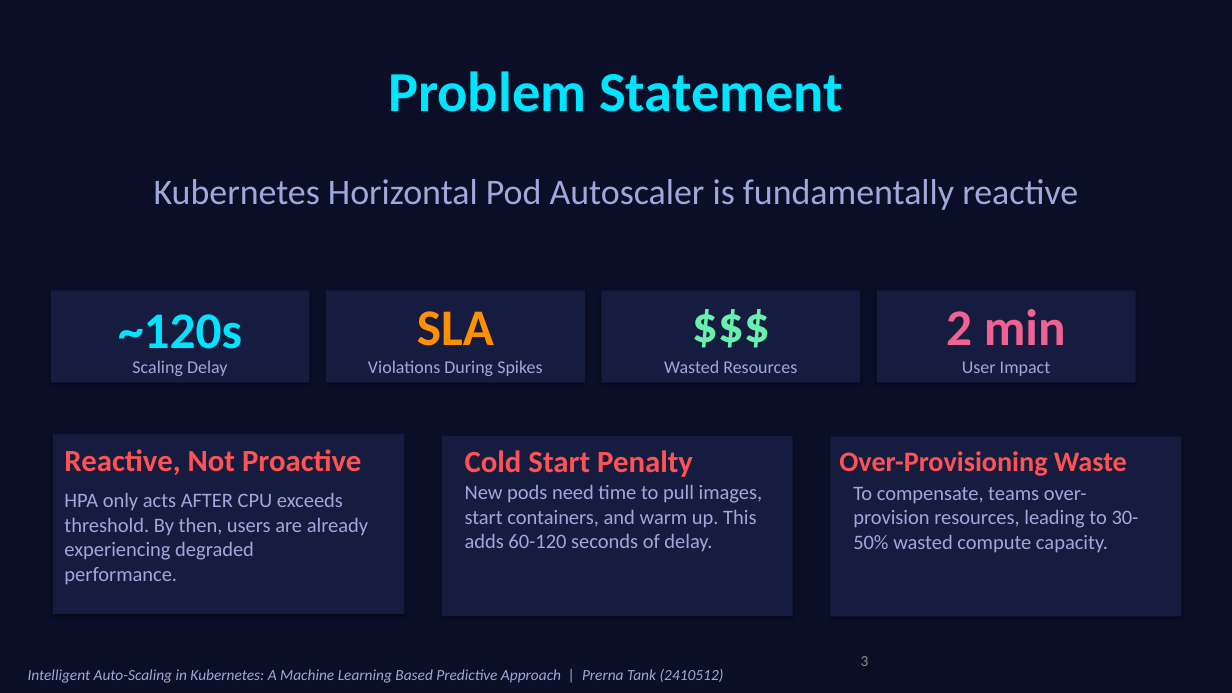
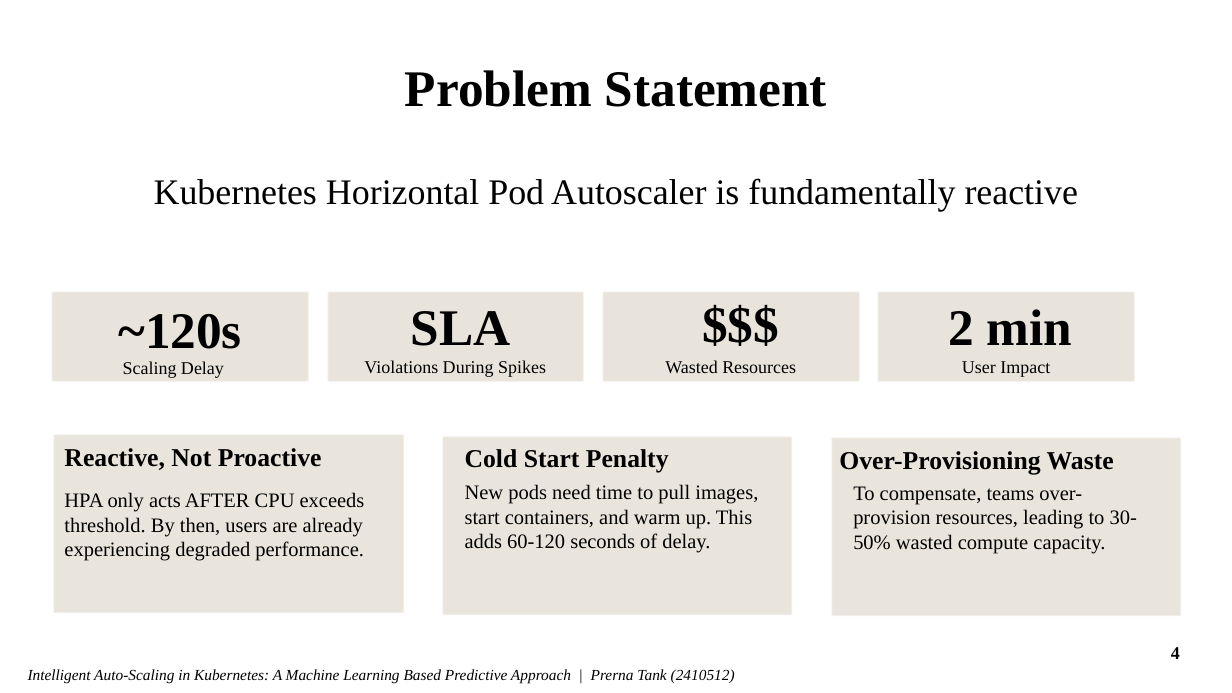
Before and after one commit to prerna3640/HA-K8S1, a slide deck: slide 4 of presentation/Thesis_Presentation_Prerna_Tank.pptx (slide 3 before the commit). Drawn at 1232x693 pixels with LibreOffice and Linux fonts; fonts in the diff are those of the drawing; background and template pictures are left out. Boxes give left, top, right and bottom in pixels: in the first picture for what was removed or moved away, otherwise in the second. Text is boxed around its words. In the diff, an @@ line names an element or a change of style, - is before the commit and + after.

```diff
--- a/presentation/Thesis_Presentation_Prerna_Tank.pptx
+++ b/presentation/Thesis_Presentation_Prerna_Tank.pptx
@@ background #0A0E27 to #FFFFFF @@
@@ text "Problem Statement" at (x1=405, y1=70, x2=827, y2=107): size 44 to 40 pt, font Calibri to Times New Roman, text colour #00E5FF to #000000 @@
@@ text "~120s" at (x1=118, y1=314, x2=242, y2=349): font Calibri to Times New Roman, text colour #00E5FF to #000000 @@
@@ fill #161B40 to #E9E5DC; shadow off in 7 elements at (x1=326, y1=290, x2=585, y2=383), (x1=602, y1=290, x2=860, y2=383), (x1=877, y1=290, x2=1136, y2=383), (x1=53, y1=434, x2=404, y2=615), (x1=442, y1=436, x2=793, y2=616), (x1=831, y1=436, x2=1182, y2=616), (x1=51, y1=290, x2=310, y2=383) @@
@@ text "SLA" at (x1=411, y1=311, x2=511, y2=346): font Calibri to Times New Roman, text colour #FF9100 to #000000 @@
@@ text "$$$" moved from (x1=602, y1=287, x2=860, y2=359) to (x1=612, y1=287, x2=871, y2=359) @@
@@ text "$$$" at (x1=612, y1=287, x2=871, y2=359): font Calibri to Times New Roman, text colour #69F0AE to #000000 @@
@@ text "2 min" at (x1=948, y1=309, x2=1071, y2=345): font Calibri to Times New Roman, text colour #F06292 to #000000 @@
@@ text "Scaling Delay" moved from (x1=132, y1=360, x2=228, y2=376) to (x1=123, y1=361, x2=224, y2=378) @@
@@ text "Reactive, Not Proactive" at (x1=64, y1=448, x2=322, y2=470): size 24 to 20 pt, font Calibri to Times New Roman, text colour #FF5252 to #000000 @@
@@ text "Cold Start Penalty" at (x1=465, y1=449, x2=669, y2=472): size 24 to 20 pt, font Calibri to Times New Roman, text colour #FF5252 to #000000 @@
@@ text "Over-Provisioning Waste" at (x1=839, y1=451, x2=1114, y2=474): size 22 to 20 pt, font Calibri to Times New Roman, text colour #FF5252 to #000000 @@
@@ font Calibri to Times New Roman, text colour #9FA8DA to #000000 in 9 elements at (x1=154, y1=178, x2=1078, y2=212), (x1=28, y1=669, x2=735, y2=684), (x1=364, y1=360, x2=546, y2=377), (x1=665, y1=360, x2=796, y2=373), (x1=962, y1=361, x2=1050, y2=377), (x1=465, y1=484, x2=758, y2=553), (x1=853, y1=486, x2=1137, y2=554), (x1=123, y1=361, x2=224, y2=378), (x1=64, y1=492, x2=365, y2=561) @@
@@ page number removed at (x1=861, y1=656, x2=869, y2=666) @@
-3
@@ ellipse added at (x1=1155, y1=632, x2=1196, y2=673), outline #FFFFFF 1 pt @@
@@ page number added at (x1=1171, y1=647, x2=1180, y2=659), 14 pt, text #000000, bold @@
+4
```
Also in this commit, not shown: 17 other slides changed, 5 slides added, 2 slides removed, 60 other files.
